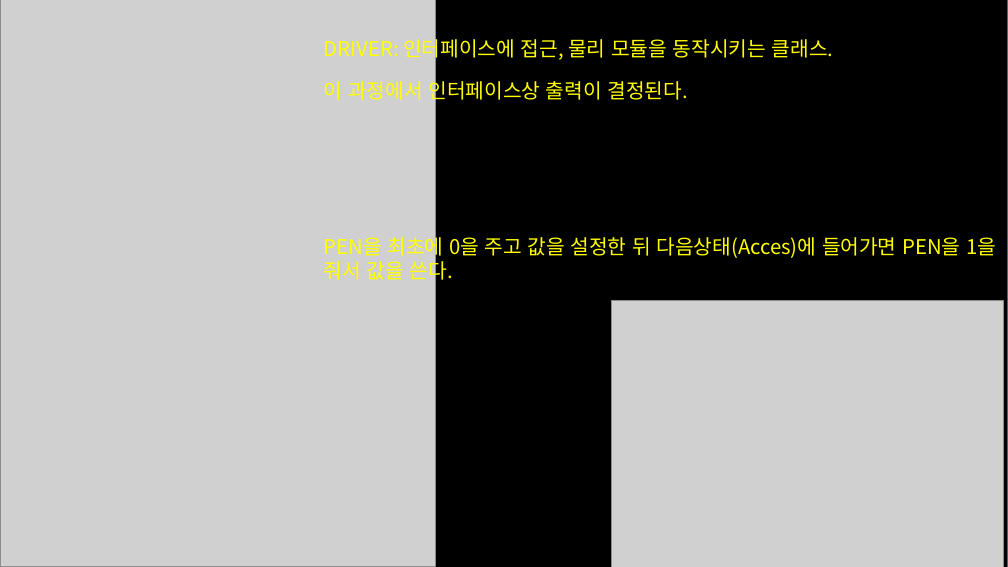
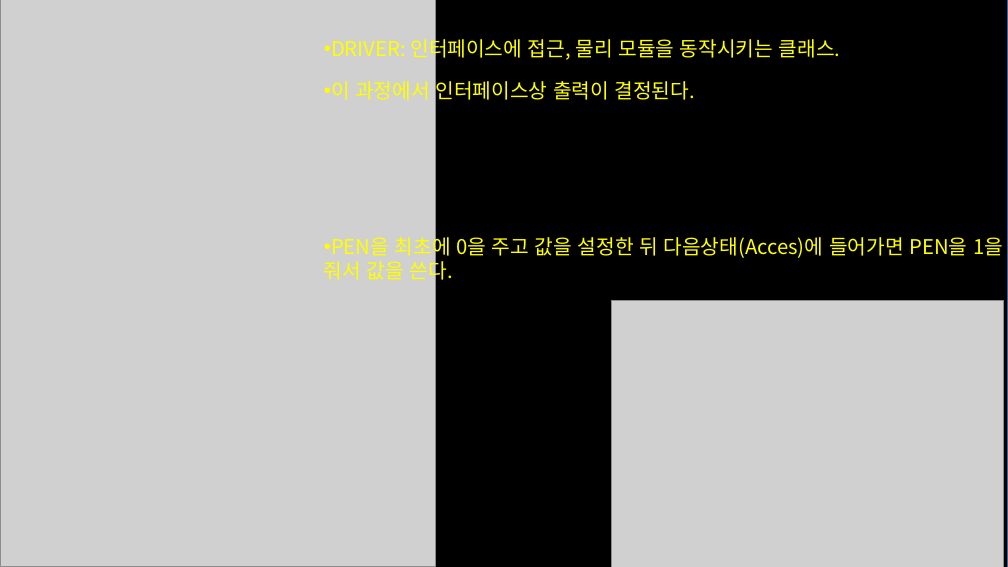
Before and after one commit to cong2738/my_RISC-V, a slide deck: slide 5 of 250424_시스템베릴로그 UVM프레임워크 구조 공부.pptx. Drawn at 1008x567 pixels with LibreOffice and Linux fonts; fonts in the diff are those of the drawing; grey boxes stand for pictures. Boxes give left, top, right and bottom in pixels: in the first picture for what was removed or moved away, otherwise in the second. Text is boxed around its words. In the diff, an @@ line names an element or a change of style, - is before the commit and + after.

```diff
--- a/250424_시스템베릴로그 UVM프레임워크 구조 공부.pptx
+++ b/250424_시스템베릴로그 UVM프레임워크 구조 공부.pptx
@@ text "DRIVER: 인터페이스에 접근, 물리 모듈을 ..." at [331,35,841,100]: bullet none to • @@
@@ text "PEN을 최초에 0을 주고 값을 ..." at [324,233,1003,284]: bullet none to • @@
```
Also in this commit, not shown: 7 other slides changed, 2 slides added, 1 other file.
